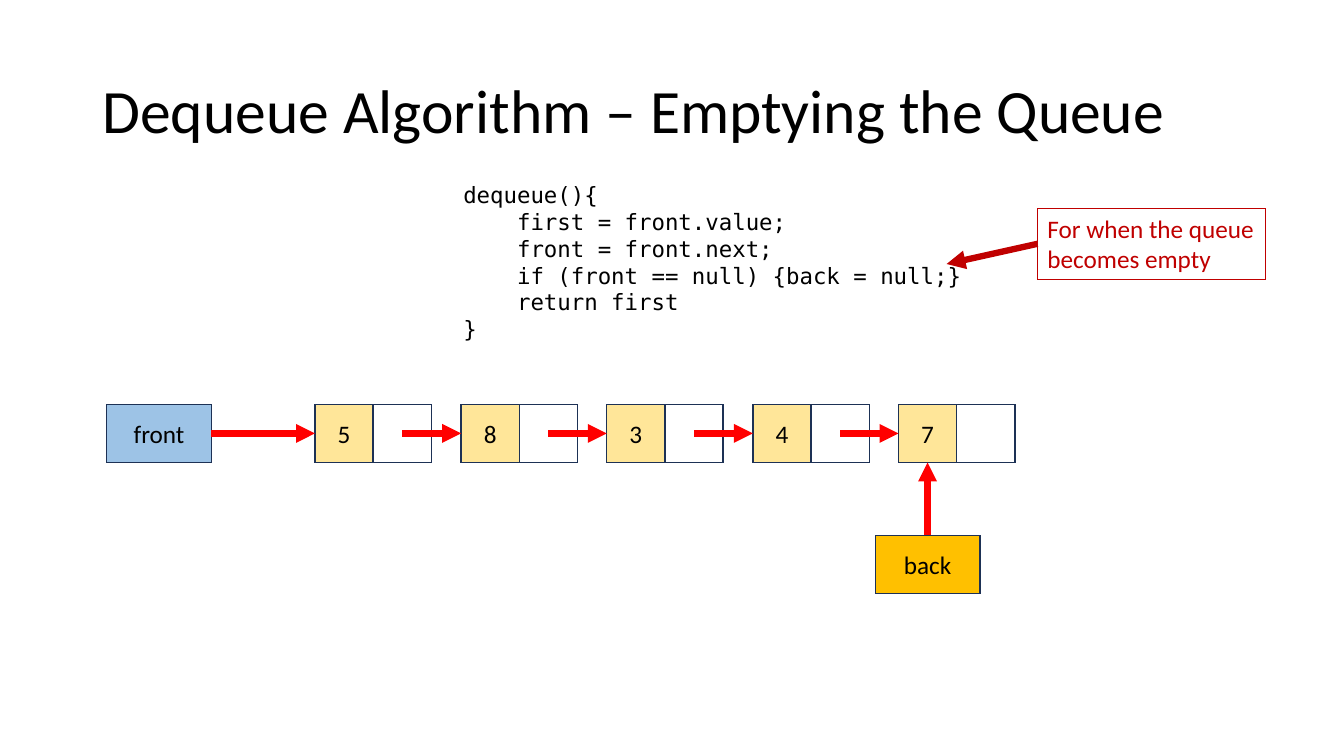
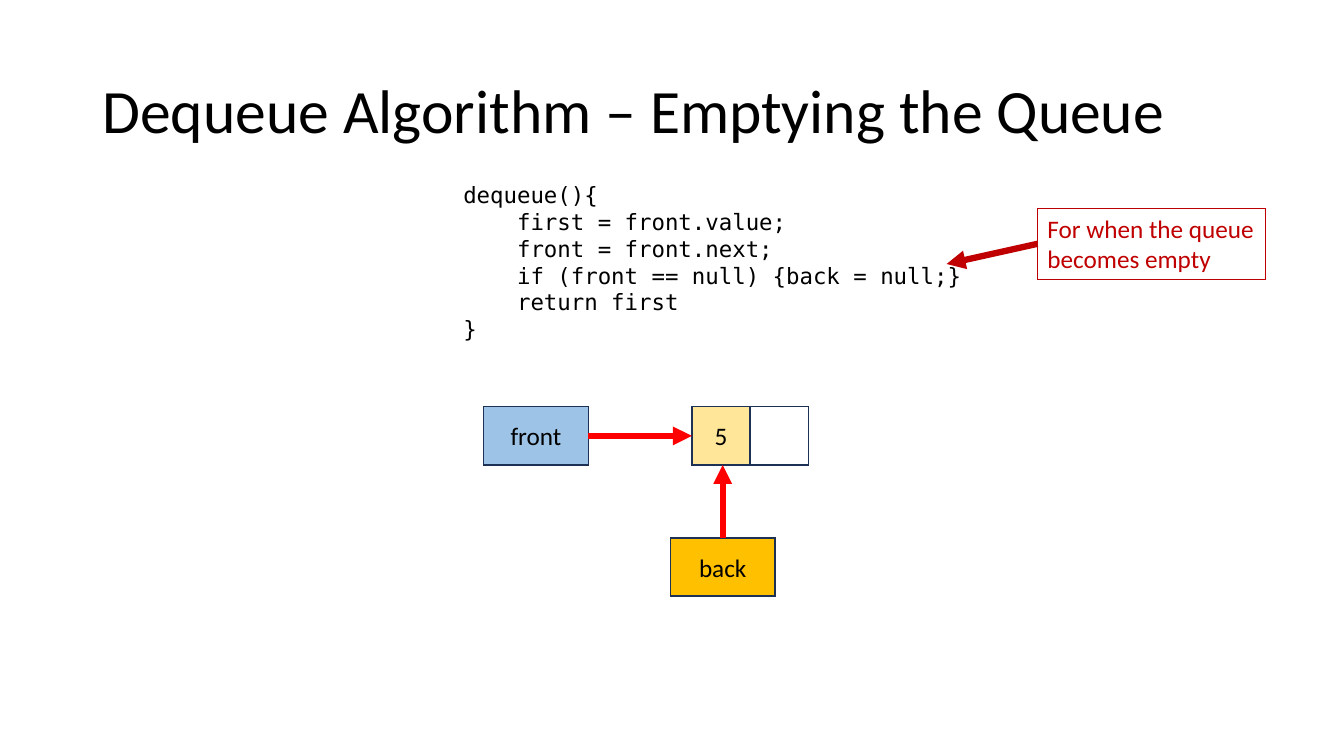
Before and after one commit to natebrunelle/cse332, a slide deck: slide 13 of markdown/files/slides/linked_nodes_queue.pptx. Drawn at 1344x756 pixels with LibreOffice and Linux fonts; fonts in the diff are those of the drawing. Boxes give left, top, right and bottom in pixels: in the first picture for what was removed or moved away, otherwise in the second. Text is boxed around its words. In the diff, an @@ line names an element or a change of style, - is before the commit and + after.

```diff
--- a/markdown/files/slides/linked_nodes_queue.pptx
+++ b/markdown/files/slides/linked_nodes_queue.pptx
@@ rectangle "front": place and size @@
-rectangle "front" at <box>107,404,212,463</box>
+rectangle "front" at <box>484,407,589,466</box>
@@ rectangle "5": place and size @@
-rectangle "5" at <box>315,404,373,463</box>
+rectangle "5" at <box>692,407,750,466</box>
@@ rectangle: place and size @@
-rectangle at <box>812,404,870,463</box>
+rectangle at <box>750,407,809,466</box>
@@ group removed at <box>212,404,1015,463</box>: 8 rectangles, 4 arrows @@
-8
-3
-4
-7
@@ arrow moved from (548, 434) - (607, 434) to (589, 436) - (692, 436) @@
@@ arrow moved from (928, 535) - (928, 463) to (723, 538) - (723, 465) @@
@@ rectangle "back": place and size @@
-rectangle "back" at <box>875,535,980,594</box>
+rectangle "back" at <box>670,538,775,597</box>
```
Also in this commit, not shown: 1 slide removed, 2 other files.
